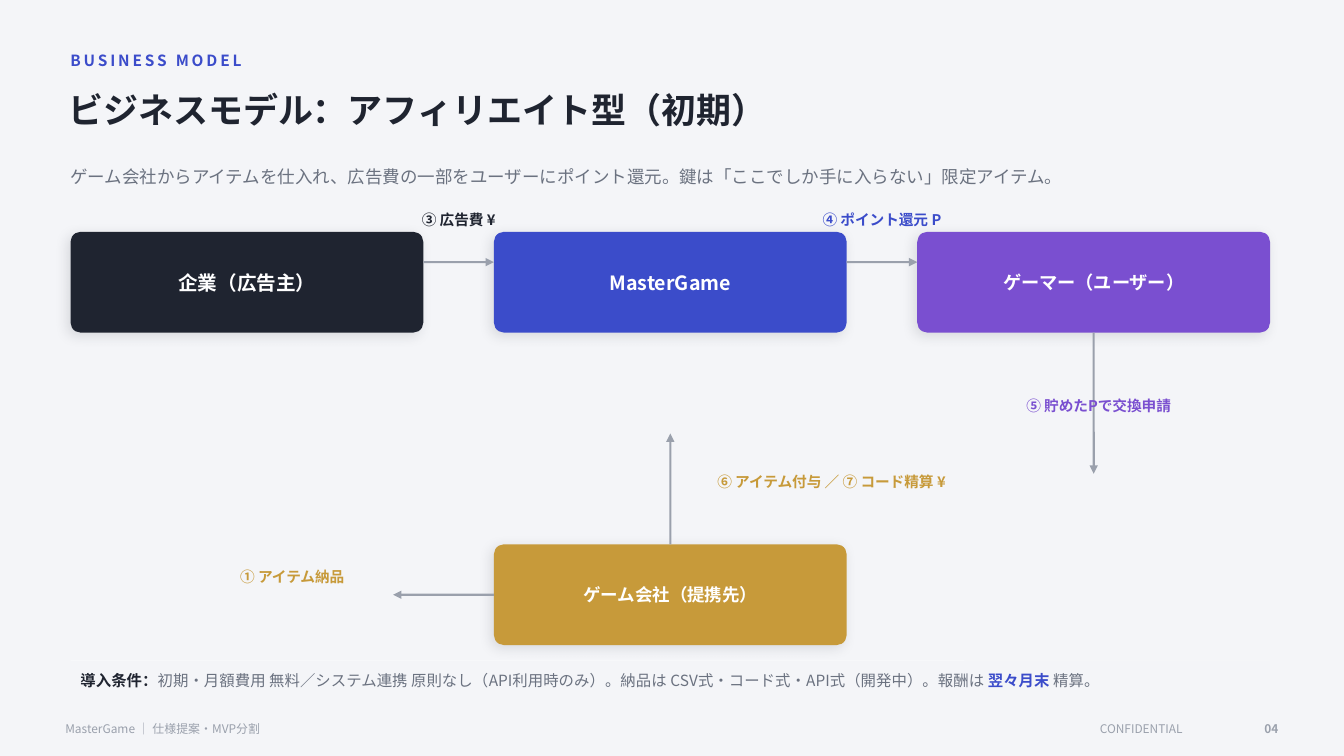
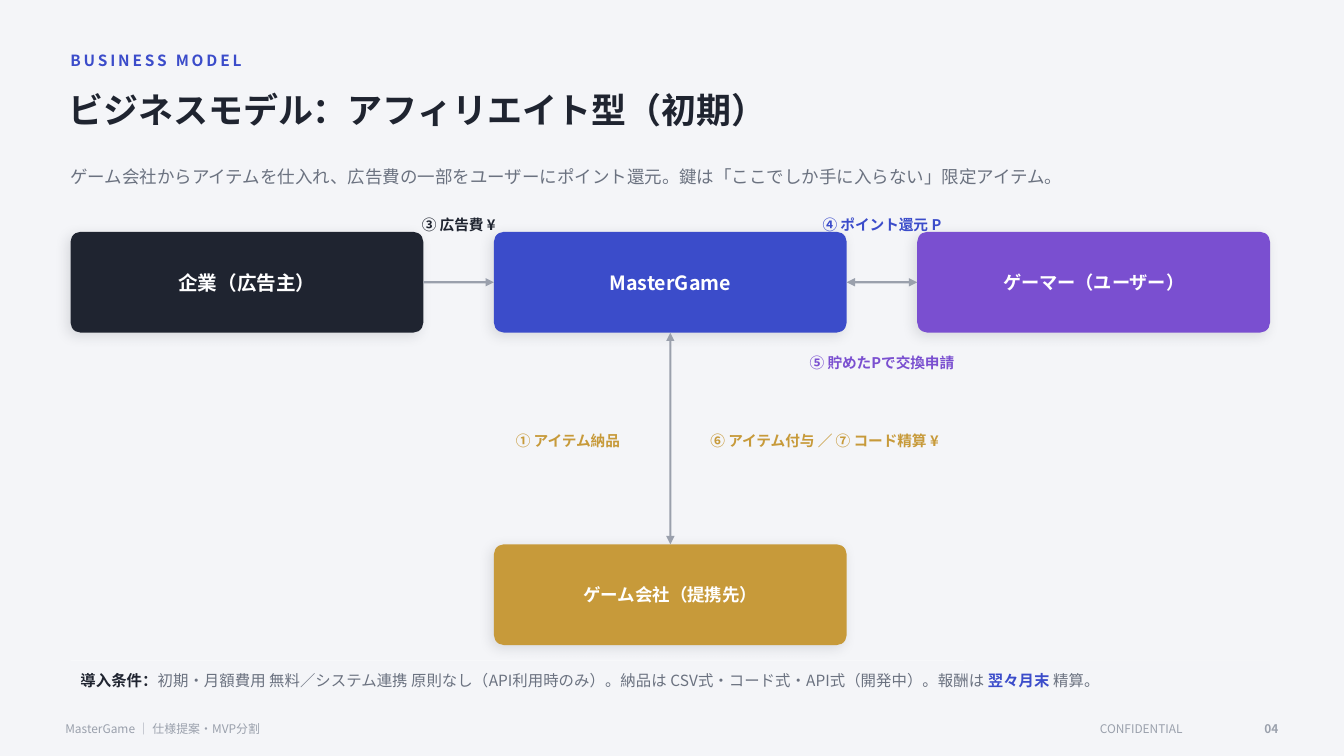
Before and after one commit to b-w-hiroki/mastergame-prototype, a slide deck: slide 5 of docs/MasterGame_仕様提案_MVP分割.pptx. Drawn at 1344x756 pixels with LibreOffice and Linux fonts; fonts in the diff are those of the drawing. Boxes give left, top, right and bottom in pixels: in the first picture for what was removed or moved away, otherwise in the second. Text is boxed around its words. In the diff, an @@ line names an element or a change of style, - is before the commit and + after.

```diff
--- a/docs/MasterGame_仕様提案_MVP分割.pptx
+++ b/docs/MasterGame_仕様提案_MVP分割.pptx
@@ text "③ 広告費 ¥": place and size @@
-text "③ 広告費 ¥" at <box>422,212,484,227</box>
+text "③ 広告費 ¥" at <box>422,217,484,232</box>
@@ text "④ ポイント還元 P": place and size @@
-text "④ ポイント還元 P" at <box>823,212,942,227</box>
+text "④ ポイント還元 P" at <box>823,217,942,234</box>
@@ arrow moved from (423, 262) - (494, 262) to (423, 282) - (494, 282) @@
@@ arrow moved from (847, 262) - (918, 262) to (847, 282) - (918, 282) @@
@@ arrow (847, 282) - (918, 282): arrow to double arrow @@
@@ arrow moved from (670, 434) - (670, 544) to (670, 333) - (670, 544) @@
@@ arrow (670, 333) - (670, 544): arrow to double arrow @@
@@ text "⑤ 貯めたPで交換申請" rewrapped from <box>1026,397,1171,416</box> to <box>810,355,955,370</box> @@
@@ arrow removed from (1094, 333) to (1094, 474) @@
@@ text "① アイテム納品": place and size @@
-text "① アイテム納品" at <box>240,569,344,584</box>
+text "① アイテム納品" at <box>516,433,620,448</box>
@@ text "① アイテム納品" at <box>516,433,620,448</box>: alignment centre to right @@
@@ text "⑥ アイテム付与 ／ ⑦ コード精算 ...": place and size @@
-text "⑥ アイテム付与 ／ ⑦ コード精算 ..." at <box>717,474,934,489</box>
+text "⑥ アイテム付与 ／ ⑦ コード精算 ..." at <box>710,433,927,448</box>
@@ text "⑥ アイテム付与 ／ ⑦ コード精算 ..." at <box>710,433,927,448</box>: alignment centre to left @@
@@ arrow removed from (494, 595) to (393, 595) @@
```
Also in this commit, not shown: 2 other files.
